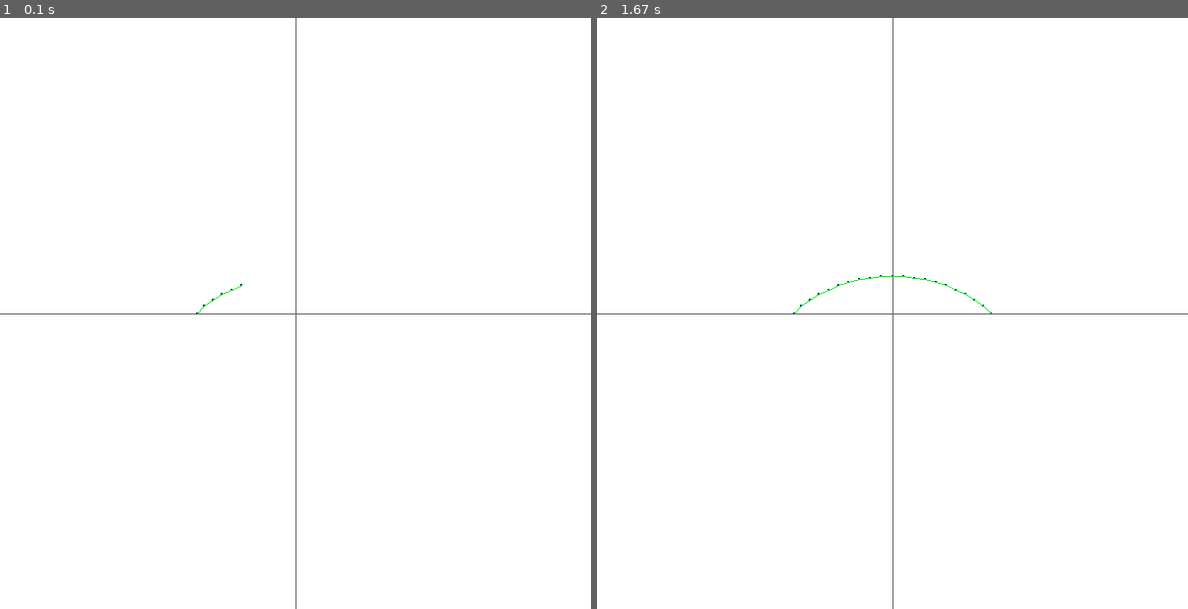
Above: before the commit, frames 1-2 (left to right).
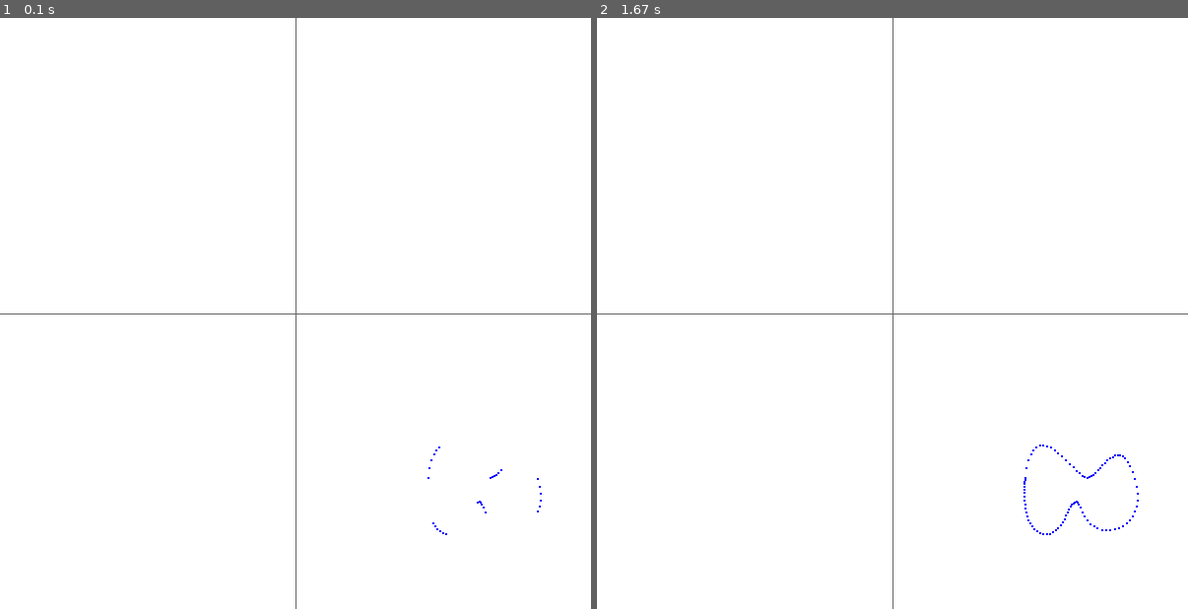
Above: after the commit, the same moments.

Repository: ColdMacaroni/pygame-bezier
Game: pygame game, started from draw_bezier.py
The game is run twice, just before and just after one commit, with the same random seed, the same clock (stepped at 60 frames per second) and the same inputs.
Inputs:
- Up to frame 1 (0.1 s): no input
- Up to frame 2 (1.67 s): no input

The runs differ from the first frame. In frame 1, less than 0.1% of the frame differs, in the area x 33-92%, y 45-88%; in frame 2, 0.2%, in the area x 33-92%, y 43-88%.

Commit message:
test data inputed, all workin

Diff:
--- a/draw_bezier.py
+++ b/draw_bezier.py
@@ -2,6 +2,8 @@
 # Draw bezier curves
 #
 import math
+import time
+
 import pygame
 
 
@@ -105,13 +107,13 @@
     screen = pygame.display.set_mode(size)
     clock = pygame.time.Clock()
 
-    norm_points = [(-2, 0),
-              (-1, 1),
-              (1, 1),
-              (2, 0)]
+    raw_points = [[(67.604009, 83.979588), (71.96352800000001, 46.407509000000005), (92.55386800000001, 83.600739), (99.074368, 83.600739)], [(99.074368, 83.600739), (105.59487, 83.600739), (115.51908, 57.304534000000004), (123.34958, 84.431239)], [(123.34958, 84.431239), (131.18009, 111.55795), (102.7013, 117.89734000000001), (96.675746, 101.04878000000001)], [(96.675746, 101.04878000000001), (90.650191, 84.20021000000001), (89.347407, 114.83774000000001), (76.915239, 112.31258000000001)], [(76.915239, 112.31258000000001), (64.48307199999999, 109.78742000000001), (67.604009, 83.979588), (67.604009, 83.979588)]]
 
     # Make em big
-    points = [tuple(map(lambda x: x*50, y)) for y in norm_points]
+    factor = 2
+    norm_points = []
+    for point in raw_points:
+        norm_points.append([(y[0] * factor, y[1] * -factor) for y in point])
 
     dots = []
 
@@ -134,16 +136,17 @@
         pygame.draw.line(screen, color['light_gray'], xy(0, height / 2), xy(0, -height / 2))
 
         # Calculate position
-        new_dot = tuple(map(lambda x: round(x, 2), cubic_bezier(*points, t)))
+        for points in norm_points:
+            new_dot = tuple(map(lambda x: round(x, 2), cubic_bezier(*points, t)))
 
-        if new_dot not in dots:
-            dots.append(new_dot)
+            if new_dot not in dots:
+                dots.append(new_dot)
 
         prev = dots[0]
         for dot in dots:
             draw_dot(screen, xy(*dot), color['blue'], 1)
 
-            pygame.draw.line(screen, color['green'], xy(*prev), xy(*dot), 1)
+            # pygame.draw.line(screen, color['green'], xy(*prev), xy(*dot), 1)
 
             prev = dot
 
